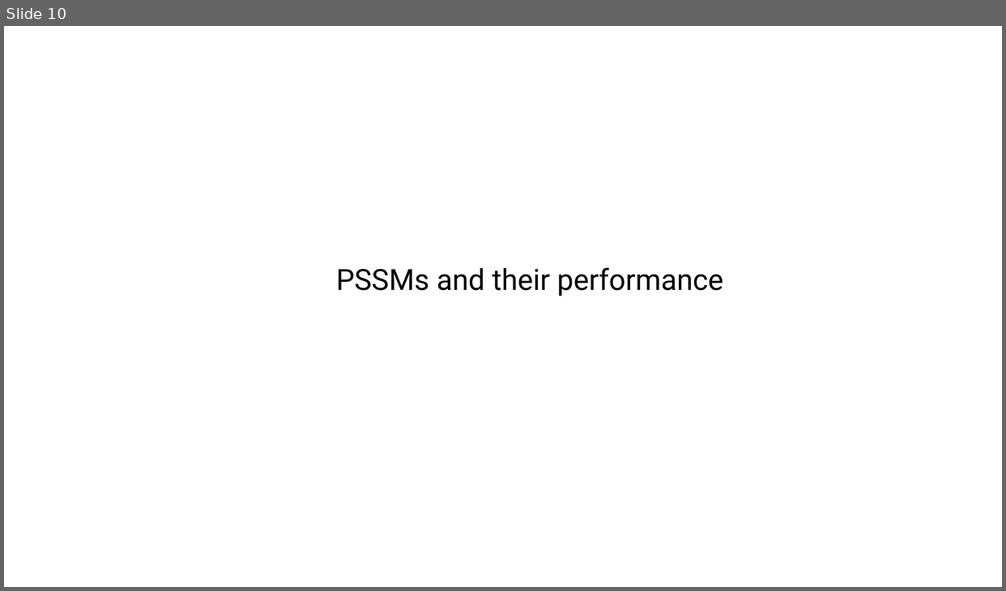
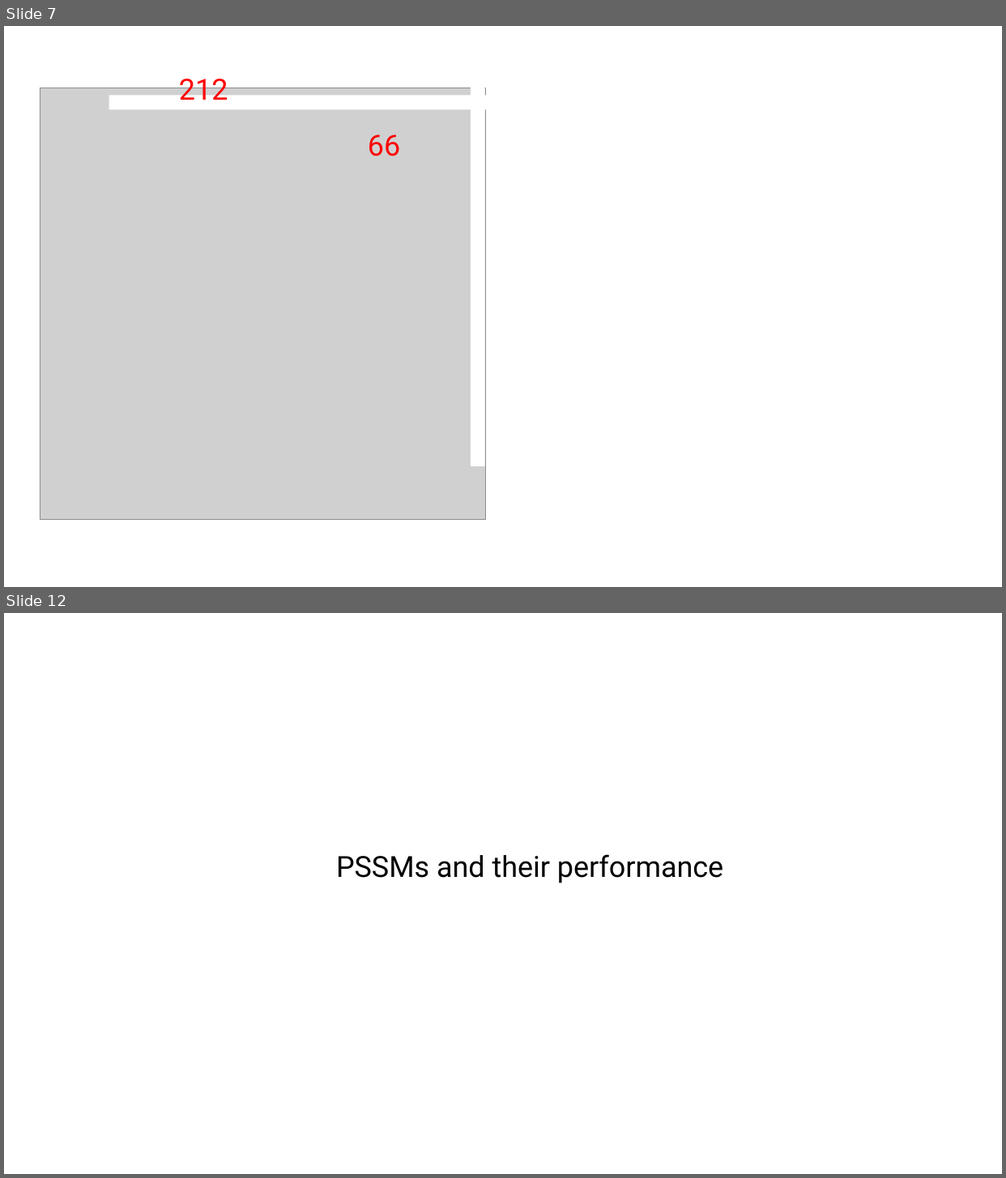
Before and after one commit to jacksonh1/lir_screen_pssm, a slide deck: reports/results-ongoing.pptx. Shown one above the other, each under a label of ours: slide 10 before the commit, slides 7 and 12 after it; the slides between them are not shown. The pictures are 1006x591 and 1006x1178 pixels, drawn with LibreOffice and Linux fonts; fonts in the diff are those of the drawing; grey boxes stand for pictures. Boxes give left, top, right and bottom in pixels: in the first picture for what was removed or moved away, otherwise in the second. Text is boxed around its words. In the diff, an @@ line names an element or a change of style, - is before the commit and + after.

```diff
--- a/reports/results-ongoing.pptx
+++ b/reports/results-ongoing.pptx
@@ slide 7 added at (x1=4, y1=26, x2=1002, y2=587), background #FFFFFF @@
@@ picture added at (x1=40, y1=88, x2=485, y2=520) @@
@@ rectangle added at (x1=108, y1=96, x2=488, y2=110), fill #FFFFFF @@
@@ text added at (x1=179, y1=79, x2=228, y2=100), 28 pt, text #FF0000 @@
+212
@@ rectangle added at (x1=471, y1=87, x2=484, y2=466), fill #FFFFFF @@
@@ text added at (x1=368, y1=135, x2=400, y2=156), 28 pt, text #FF0000 @@
+66
@@ what was slide 10 is now slide 12 @@
```
Also in this commit, not shown: 6 slides changed, 10 other slides added, 3 slides removed, 13 other files.
